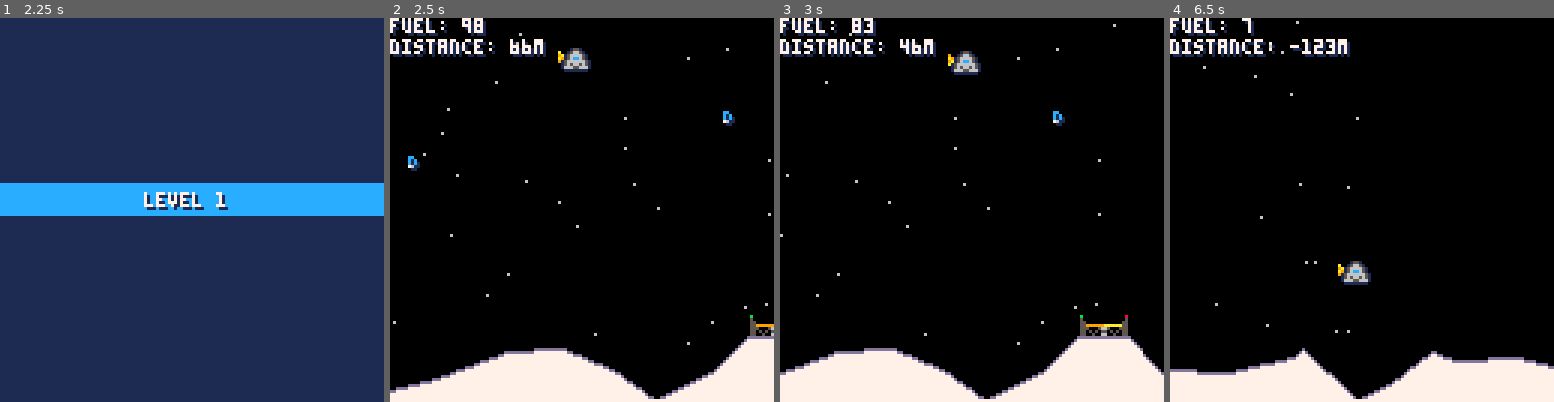
Above: before the commit, frames 1-4 (left to right).
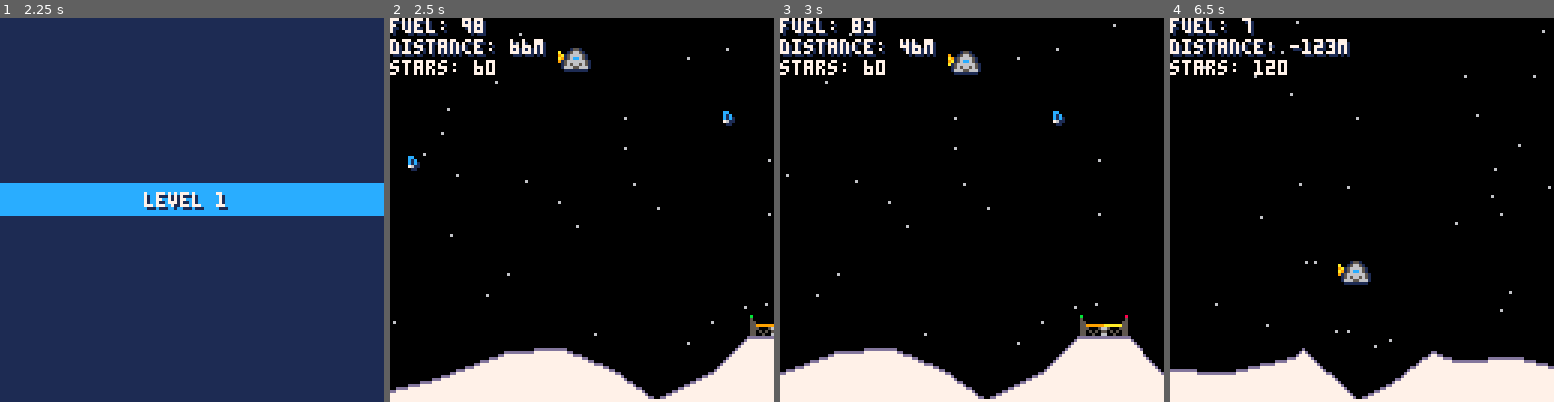
Above: after the commit, the same moments.

Repository: lewsid/moon-missions
Game: PICO-8 cartridge munlander.p8
Two runs of this game, one before a commit and one after it. Both use one fixed random seed, a clock stepped at 60 frames per second and the inputs below.
Inputs:
- Up to frame 1 (2.25 s): tap X (X key) at 0.33, 1.07, 1.85 s; hold Right 1.6-2.1 s; hold Up from 2.15 s (still down)
- Up to frame 2 (2.5 s): release Up at 2.42 s; hold Right from 2.47 s (still down)
- Up to frame 3 (3 s): keep holding Right; tap X (X key) at 2.97 s
- Up to frame 4 (6.5 s): release Right at 3.03 s; hold Left 3.08-3.58 s; hold Right 4.02-4.68 s; tap X (X key) at 4.08, 5.2, 6.32 s; hold Up 4.73-5.03 s; hold Left 5.08-5.68 s; hold Right from 6.08 s (still down)

Frame 1 is identical in both runs. In frame 2, 0.4% of the frame differs, in the area x 0-28%, y 10-15%; in frame 3, 0.4%; in frame 4, 0.6%, in the area x 0-100%, y 3-86%.

Commit message:
optimizations

Diff:
--- a/munlander.p8
+++ b/munlander.p8
@@ -55,8 +55,10 @@
 	global.seconds=global.frames/30
 	global.frames+=1
 
+	init_stars()
+
 	if(game=="intro") then
-	 init_stars()
+
 		if(btn(❎)) then
 			game="levelintro"
 			init_ship(start_x,start_y,0,.2)
@@ -65,6 +67,7 @@
 			init_pickups()
 		end
 	elseif(game=="started") then
+		init_ground()
 		control_ship()
 		move_ship()
 		check_end()
@@ -169,6 +172,12 @@
 
 function init_stars()
 	screen=flr(cam.x/128)
+
+	--come back and optimize
+	--if(#stars>400) then
+	-- del(stars,stars[1])
+	--end
+
 	if(#stars<60*screen+1) then
 		for i=1,60 do
 		  	--place stars up to one
@@ -369,6 +378,9 @@
 	print("distance: "..ceil(pad.x-ship.x+4).."m",
 		cam.x,7,7)
 
+	print("stars: "..#stars,
+		cam.x,14,7)
+
 	--handle endgame state
 	if(game=="over-good") then
  		draw_banner(banner.good,
@@ -416,9 +428,14 @@
 end
 
 function draw_star(star)
-	--draw star if nothing else is there
-	if(pget(star.x,star.y)!=7) then
-		pset(star.x,star.y,6)
+ --only draw stars on screen
+	if(star.x>=cam.x and
+		star.x<= cam.x+128) then
+		--check for terrain and draw
+		if(pget(star.x,star.y)!=7 and
+	 	pget(star.x,star.y)!=6) then
+			pset(star.x,star.y,6)
+		end
 	end
 end
 
